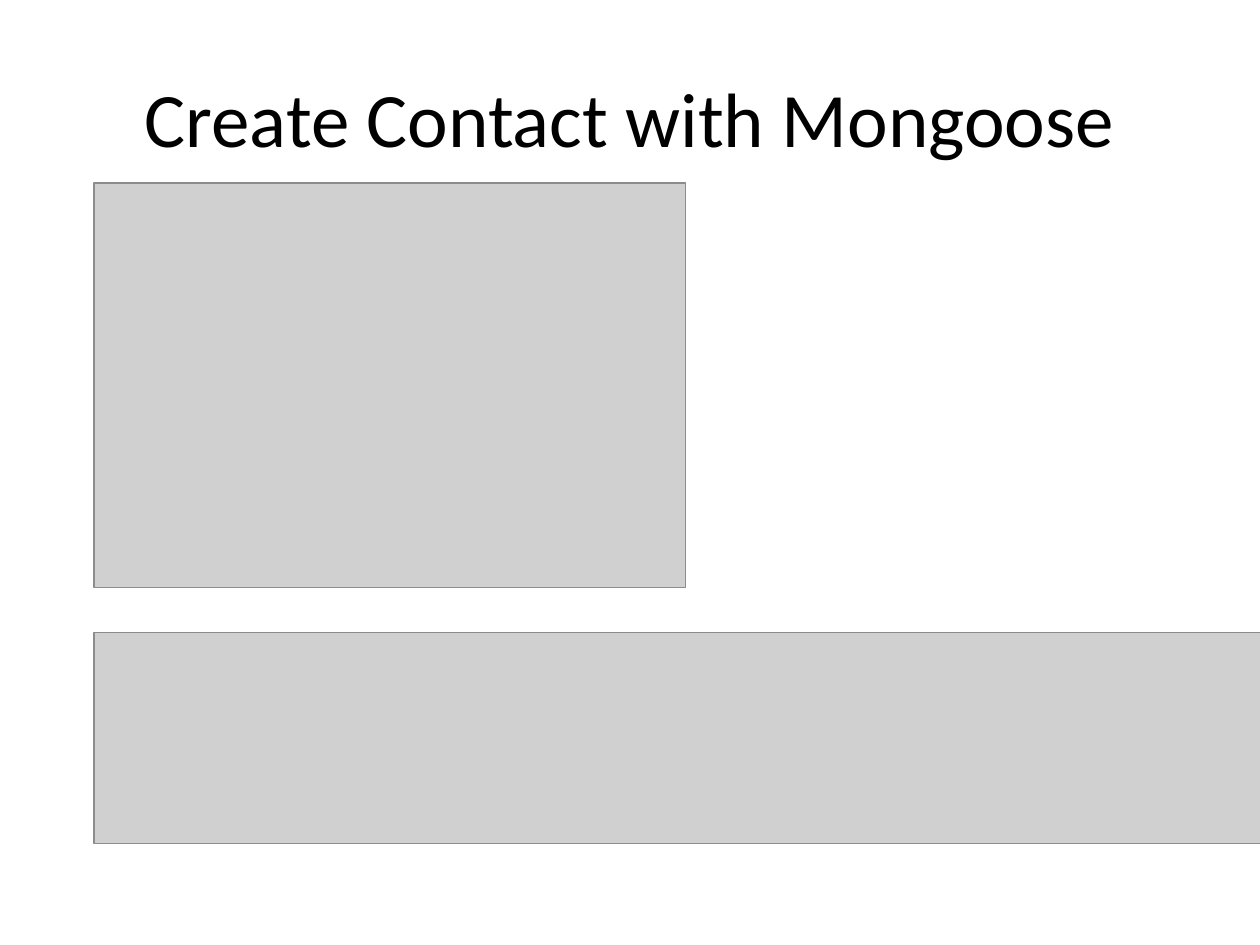
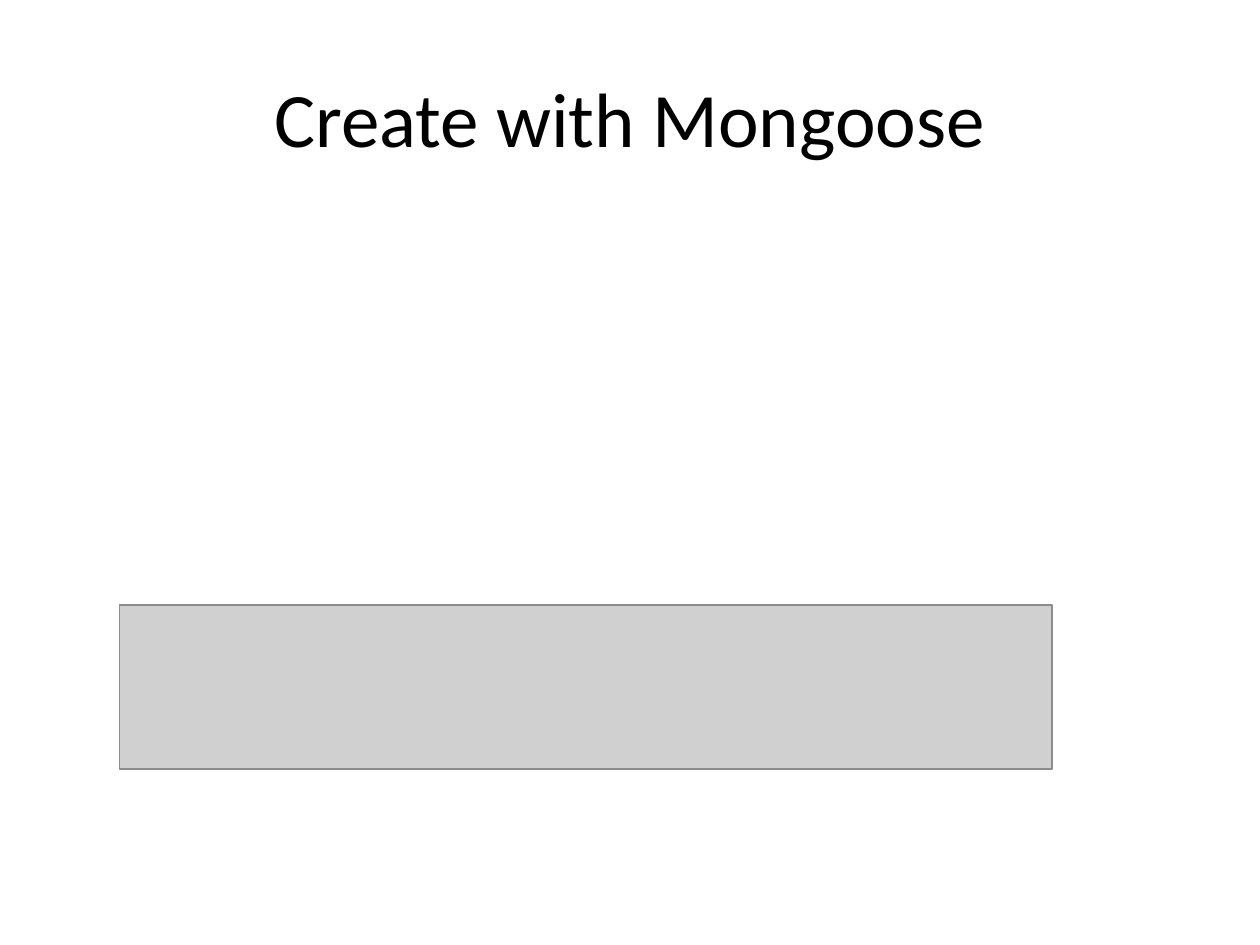
Before and after one commit to diarmuidoconnor/ict-2021, a slide deck: slide 29 of topic10/talk-1/mongoDB.pptx. Drawn at 1260x945 pixels with LibreOffice and Linux fonts; fonts in the diff are those of the drawing; grey boxes stand for pictures. Boxes give left, top, right and bottom in pixels: in the first picture for what was removed or moved away, otherwise in the second. Text is boxed around its words. In the diff, an @@ line names an element or a change of style, - is before the commit and + after.

```diff
--- a/topic10/talk-1/mongoDB.pptx
+++ b/topic10/talk-1/mongoDB.pptx
@@ title at (x1=274, y1=93, x2=984, y2=161): text changed @@
-Create Contact with Mongoose
+Create with Mongoose
@@ picture removed at (x1=94, y1=183, x2=687, y2=587) @@
@@ picture added at (x1=120, y1=605, x2=1052, y2=769) @@
@@ picture removed at (x1=94, y1=633, x2=1260, y2=844) @@
```
Also in this commit, not shown: 7 other slides changed, 2 slides removed, 7 other files.
